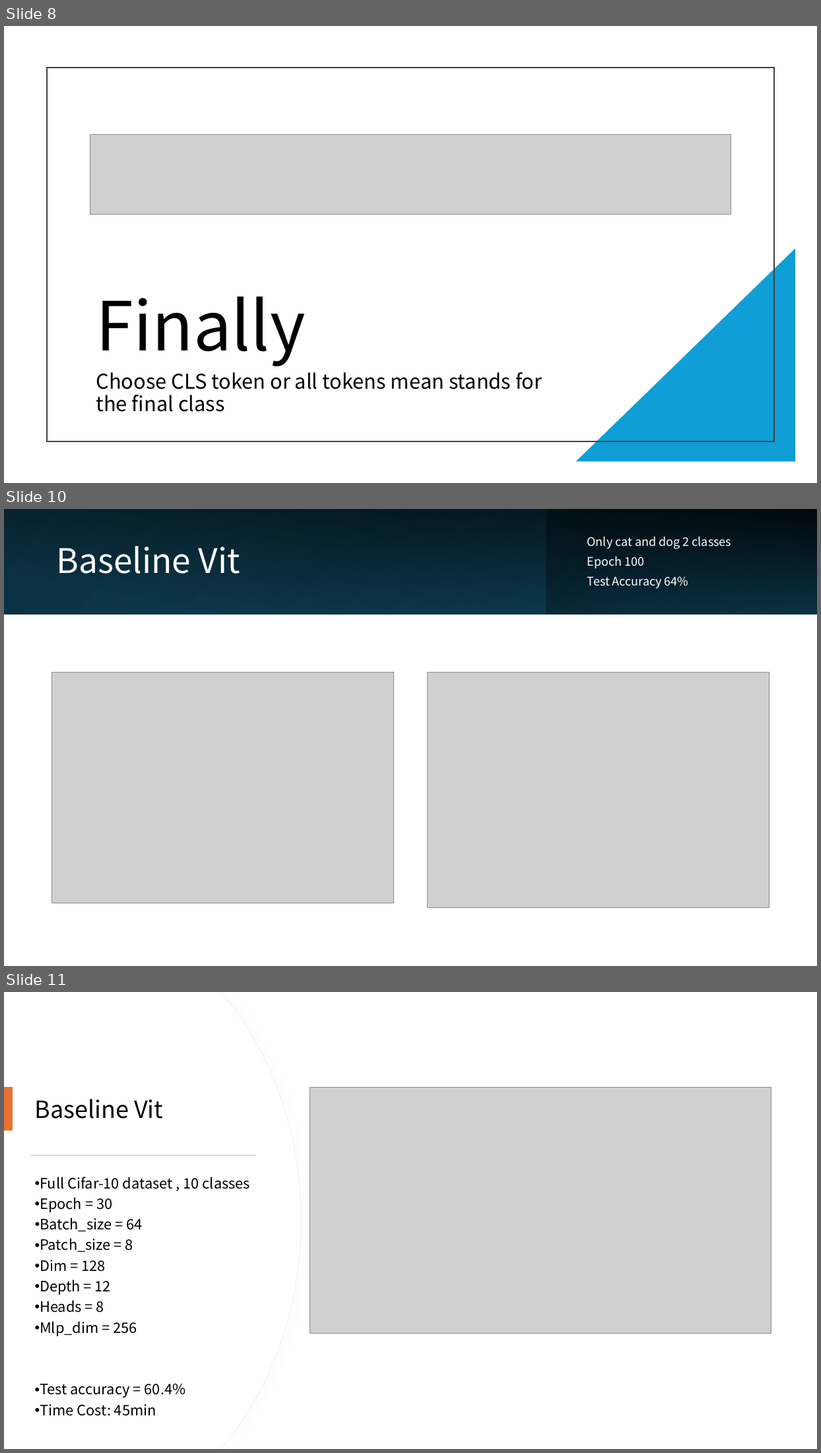
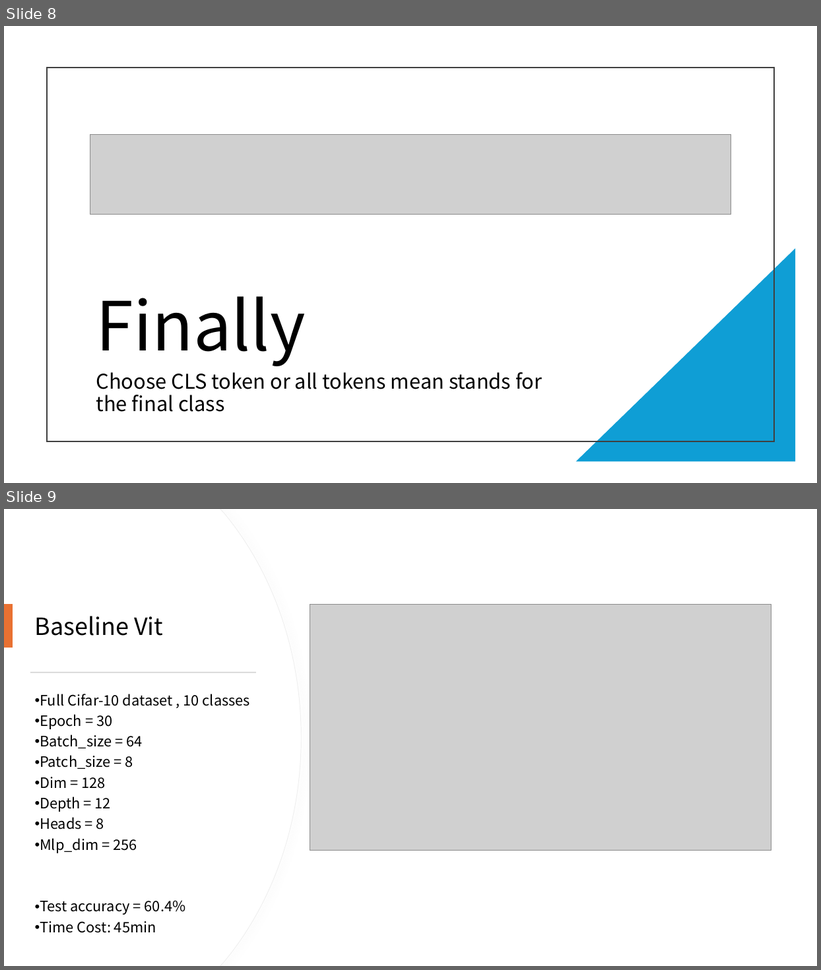
Before and after one commit to 410oldfish/Adv-CV, a slide deck: A1/Report/Vit.pptx. Shown one above the other, each under a label of ours: slides 8, 10 and 11 before the commit, slides 8 and 9 after it; the slides between them are not shown. The pictures are 821x1453 and 821x970 pixels, drawn with LibreOffice and Linux fonts; fonts in the diff are those of the drawing; grey boxes stand for pictures. Boxes give left, top, right and bottom in pixels: in the first picture for what was removed or moved away, otherwise in the second. Text is boxed around its words. In the diff, an @@ line names an element or a change of style, - is before the commit and + after.

```diff
--- a/A1/Report/Vit.pptx
+++ b/A1/Report/Vit.pptx
@@ slide 10 removed at <box>4,509,817,966</box>, background #FFFFFF @@
@@ rectangle removed at <box>4,509,817,614</box> @@
@@ rectangle removed at <box>4,509,817,614</box> @@
@@ rectangle removed at <box>259,509,547,614</box> @@
@@ rectangle removed at <box>547,509,817,614</box> @@
@@ title removed at <box>57,546,240,574</box> @@
-Baseline Vit
@@ subtitle removed at <box>587,536,732,588</box> @@
-Only cat and dog 2 classes
-Epoch 100
-Test Accuracy 64%
@@ picture removed at <box>52,673,394,904</box> @@
@@ picture removed at <box>427,673,770,908</box> @@
@@ what was slide 11 is now slide 9 @@
```
Also in this commit, not shown: 1 other slide removed.
